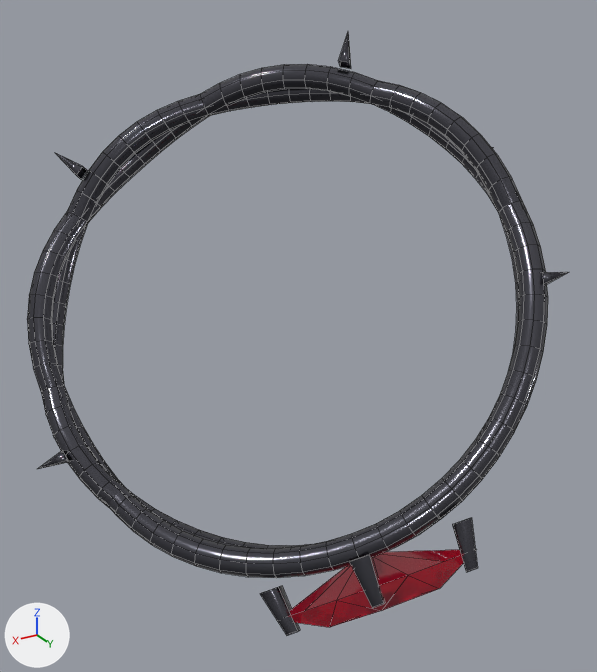
The Blender file blender-sources/nyx-thorn.blend: old version first, new version second.
Camera for both pictures: a 50 mm camera at (1.253, 2.241, 0.977) aimed at (-0.023, 0.114, -0.086). The lights are fixed; the arrows at lower left show +X, +Y and +Z. The older version comes first. Mesh edges are drawn as thin lines.

The first picture shows 'Nyx_MarquiseGarnet', 'Nyx_MicroProngs', 'Nyx_ThornVines'.
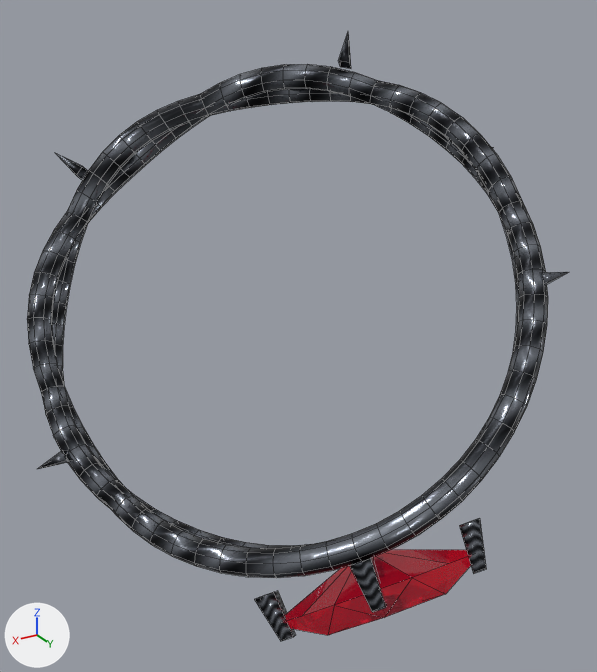
The change, as a list of edits to the scene's bpy script:
```text
Change mat_mat_blackenedsilver:
    remove # nodes: BsdfPrincipled, OutputMaterial
    remove # colours: dark grey #595961
    nodes: BsdfPrincipled, NormalMap, OutputMaterial, TexImage x3
    uses the picture img_nyx_vine_albedo_png
    uses the picture img_nyx_vine_normal_png
    uses the picture img_nyx_vine_roughness_png
Change mat_mat_bloodgarnet:
    mat_mat_bloodgarnet.emission_strength: 0.15 -> 0.18
Change me_nyx_thornvines:
    where me_nyx_thornvines.from_pydata(...)  # 1059 vertices, 1052 faces; spans x -0.88..0.88, y -0.92..0.87, z -0.17..0.17
    used by ob_nyx_thornvines; parent = ob_nyxthorn_root; location = (0.0, 0.0, 0.0)
    me_nyx_thornvines part 1: texture (UV) coordinates changed
Change me_nyx_marquisegarnet:
    used by ob_nyx_marquisegarnet; parent = ob_nyxthorn_root; location = (0.0, 0.0, 0.0)
    remove me_nyx_marquisegarnet.from_pydata(...)  # 17 vertices, 23 faces; spans x -0.32..0.32, y 0.85..1.02, z -0.12..0.12
    add me_nyx_marquisegarnet.from_pydata(...)  # 17 vertices, 23 faces; spans x -0.34..0.34, y 0.84..1.04, z -0.13..0.13
    me_nyx_marquisegarnet part 2: 17 of 17 vertices moved; they spanned x -0.32..0.32, y 0.85..1.02, z -0.12..0.12 and now span x -0.34..0.34, y 0.84..1.04, z -0.13..0.13; mean shift (0.0, 0.011, 0.0)
Change me_nyx_microprongs:
    used by ob_nyx_microprongs; parent = ob_nyxthorn_root; location = (0.0, 0.0, 0.0)
    remove me_nyx_microprongs.from_pydata(...)  # 32 vertices, 20 faces; spans x -0.34..0.34, y 0.86..1.002, z -0.155..0.155
    add me_nyx_microprongs.from_pydata(...)  # 32 vertices, 20 faces; spans x -0.362..0.362, y 0.87..1.012, z -0.167..0.167
    me_nyx_microprongs part 3: 16 of 32 vertices moved; they spanned x -0.03..0.03, y 0.86..1.002, z -0.155..0.155 and now span x -0.032..0.032, y 0.87..1.012, z -0.167..0.167; mean shift (0.0, 0.01, 0.0); largest move (0.03, 0.86, 0.155) -> (0.032, 0.87, 0.167)
    me_nyx_microprongs part 4
    me_nyx_microprongs.vertices[0].co: (-0.34, 0.86, -0.03) -> (-0.362, 0.87, -0.032)  # pixel (471, 517) -> pixel (479, 518)
    me_nyx_microprongs.vertices[1].co: (-0.28, 0.86, -0.03) -> (-0.298, 0.87, -0.032)  # pixel (452, 524) -> pixel (459, 525)
    me_nyx_microprongs.vertices[2].co: (-0.28, 0.86, 0.03) -> (-0.298, 0.87, 0.032)  # pixel (452, 524) -> pixel (459, 525)
    me_nyx_microprongs.vertices[3].co: (-0.34, 0.86, 0.03) -> (-0.362, 0.87, 0.032)  # pixel (471, 517) -> pixel (479, 518)
    me_nyx_microprongs.vertices[4].co: (-0.303, 1.001, -0.018) -> (-0.325, 1.011, -0.02)  # pixel (477, 567) -> pixel (485, 568)
    me_nyx_microprongs.vertices[5].co: (-0.267, 1.001, -0.018) -> (-0.285, 1.011, -0.02)  # pixel (466, 571) -> pixel (473, 572)
    me_nyx_microprongs.vertices[6].co: (-0.267, 1.001, 0.018) -> (-0.285, 1.011, 0.02)  # pixel (466, 572) -> pixel (473, 573)
    me_nyx_microprongs.vertices[7].co: (-0.303, 1.001, 0.018) -> (-0.325, 1.011, 0.02)  # pixel (477, 568) -> pixel (486, 569)
    me_nyx_microprongs part 5: 8 of 32 vertices moved; they spanned x 0.267..0.34, y 0.86..1.001, z -0.03..0.03 and now span x 0.285..0.362, y 0.87..1.011, z -0.032..0.032; mean shift (0.02, 0.01, 0.0); largest move (0.34, 0.86, -0.03) -> (0.362, 0.87, -0.032)
```

Location of each change, (x1, y1, x2, y2) in pixels of the pictures (597 x 672 px; the box of a moved part takes in the faces that stretch with it):
'Nyx_ThornVines', surface changed
    both: (27, 39, 568, 578)
'Nyx_MarquiseGarnet', surface changed, reshaped (7% wider, 10% taller)
    before: (288, 550, 464, 627)
    after: (283, 550, 472, 635)
'Nyx_MicroProngs', surface changed, reshaped (6% wider)
    before: (260, 518, 478, 635)
    after: (254, 518, 486, 641)
part 3 of me_nyx_microprongs, moved or reshaped
    before: (350, 554, 385, 608)
    after: (350, 557, 387, 612)
part 4 of me_nyx_microprongs, moved or reshaped
    before: (452, 518, 478, 572)
    after: (460, 518, 486, 574)
part 5 of me_nyx_microprongs, moved or reshaped
    before: (260, 586, 300, 635)
    after: (254, 591, 296, 641)
